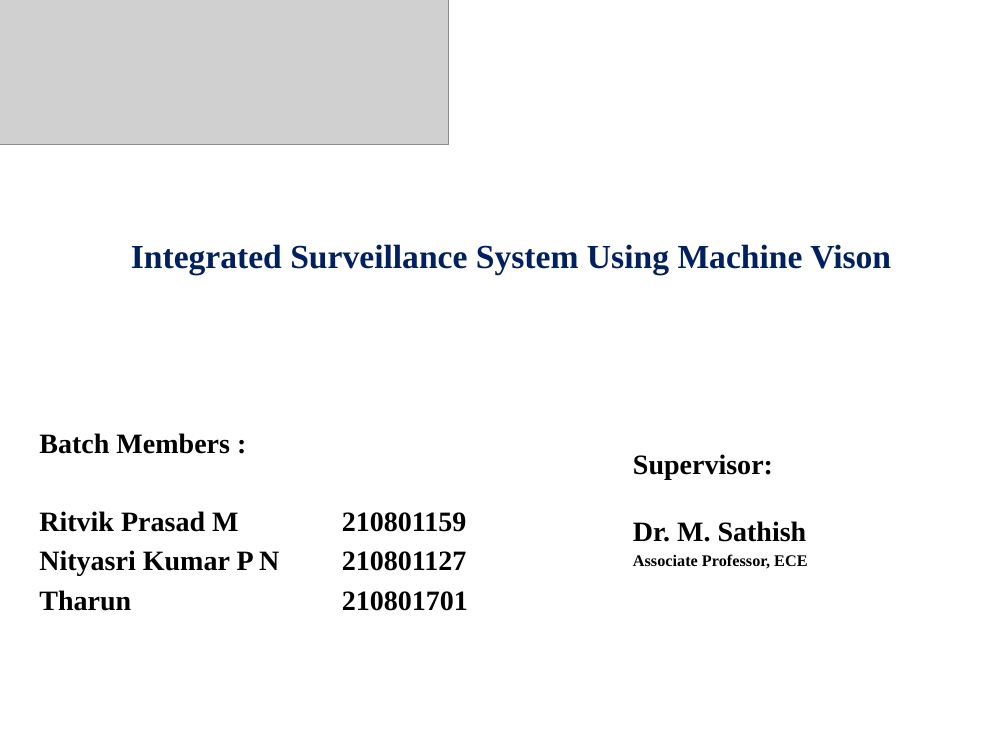
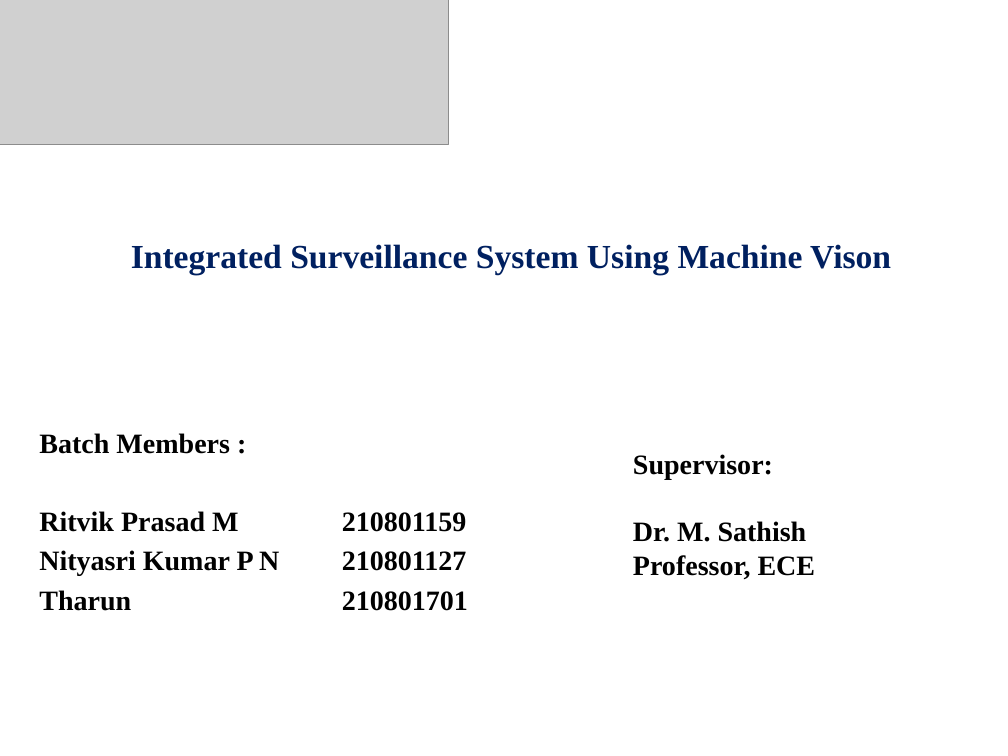
Before and after one commit to greyhatguy007/rf-projs, a slide deck: slide 2 of softwareProjectFinal.pptx. Drawn at 1008x756 pixels with LibreOffice and Linux fonts; fonts in the diff are those of the drawing; grey boxes stand for pictures. Boxes give left, top, right and bottom in pixels: in the first picture for what was removed or moved away, otherwise in the second. Text is boxed around its words. In the diff, an @@ line names an element or a change of style, - is before the commit and + after.

```diff
--- a/softwareProjectFinal.pptx
+++ b/softwareProjectFinal.pptx
@@ text at (x1=633, y1=555, x2=816, y2=579): text changed @@
-Associate Professor, ECE
+Professor, ECE
```
Also in this commit, not shown: 6 other slides changed, 1 slide added, 1 slide removed, 6 other files.
